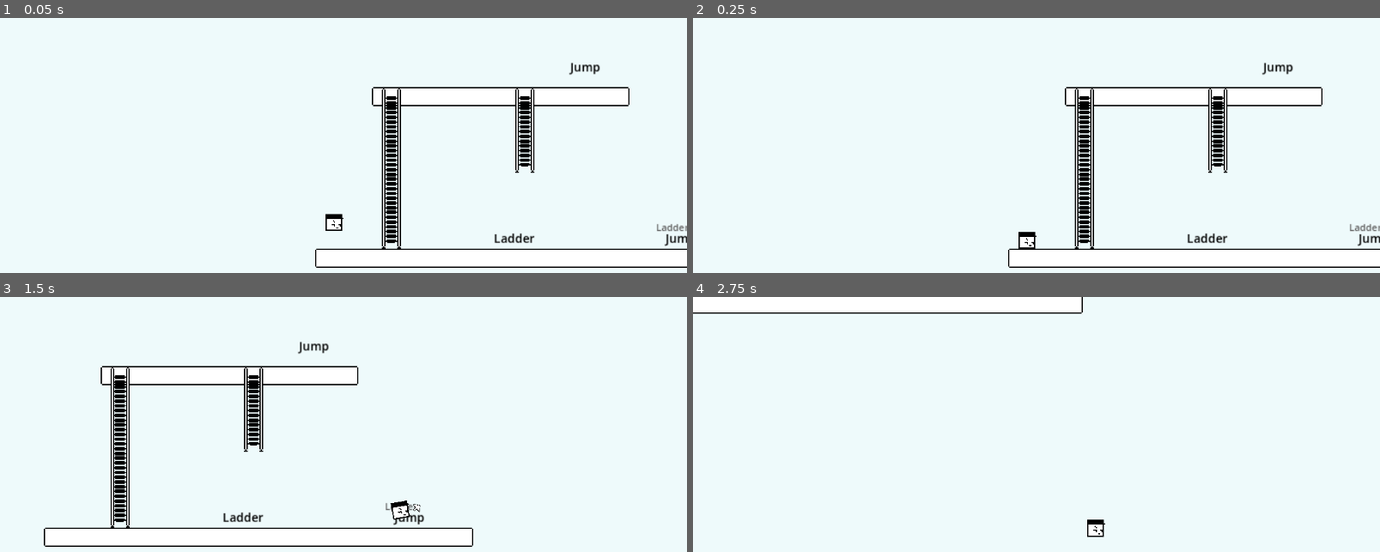
Above: before the commit, frames 1-4 (two rows, left to right).
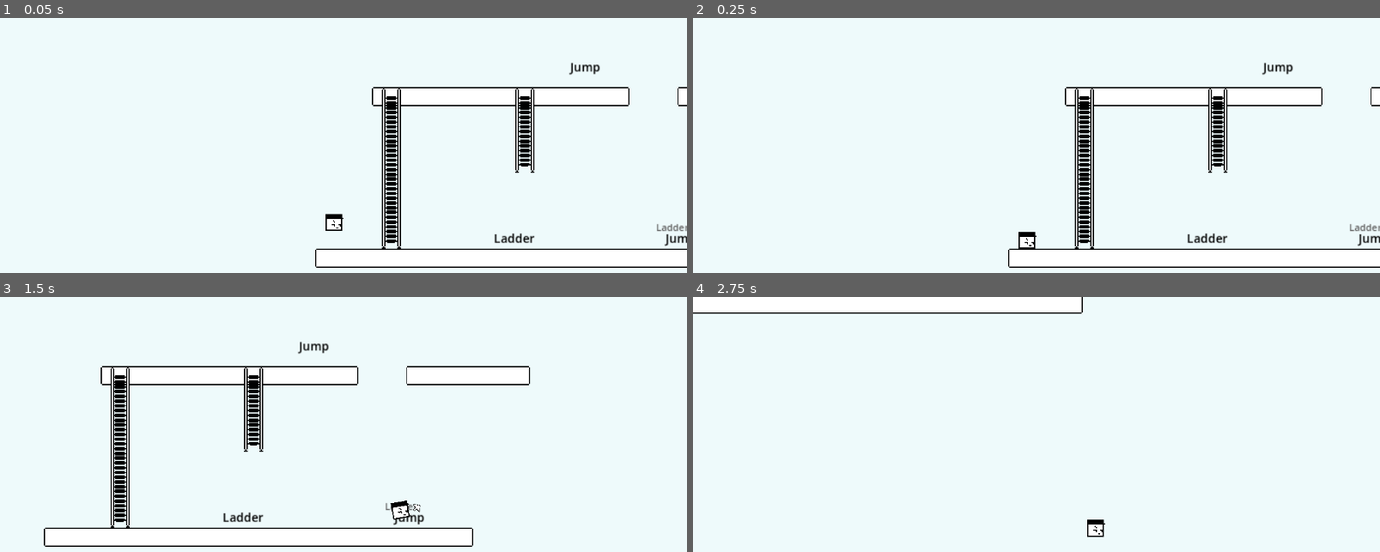
Above: after the commit, the same moments.

Repository: mariacki/and_what
Game: Godot game, scene res://scenes/game.tscn
Same seed, same stepped clock (60 frames per second), same inputs: the game is played once before the commit and once after it.
Inputs:
- Up to frame 1 (0.05 s): no input
- Up to frame 2 (0.25 s): no input
- Up to frame 3 (1.5 s): tap Enter at 0.5 s; hold Right (ui_right) from 0.53 s (still down); tap Ctrl (action) at 0.6, 1.35 s
- Up to frame 4 (2.75 s): release Right (ui_right) at 2.03 s; hold Left (ui_left) from 2.03 s (still down); tap Ctrl (action) at 2.1 s

The runs differ from the first frame. In frame 1, less than 0.1% of the frame differs, in the area x 98-100%, y 26-35%; in frame 2, less than 0.1%; in frame 3, 0.3%, in the area x 59-78%, y 26-35%; in frame 4, nothing differs.

Commit message:
Reorder todo + add one more platform

Diff:
--- a/scenes/game.tscn
+++ b/scenes/game.tscn
@@ -6,6 +6,10 @@
 [ext_resource type="PackedScene" uid="uid://b27xalgvh432k" path="res://src/ladder/ladder.tscn" id="2_yqjtg"]
 
 [node name="Game" type="Node2D" unique_id=1286791302]
+
+[node name="Platform3" parent="." unique_id=661368424 instance=ExtResource("1_lnu2h")]
+position = Vector2(376, 448)
+number_of_segments = 5
 
 [node name="SkillCard3" parent="." unique_id=1035689853 instance=ExtResource("1_lbhrr")]
 position = Vector2(296, 416)
@@ -21,7 +25,7 @@
 requires = "Ladder"
 provides = "Jump"
 
-[node name="Platform2" parent="." unique_id=661368424 instance=ExtResource("1_lnu2h")]
+[node name="Platform2" parent="." unique_id=1914121879 instance=ExtResource("1_lnu2h")]
 position = Vector2(120, 448)
 number_of_segments = 12
 
Not shown, changed: todo.md
